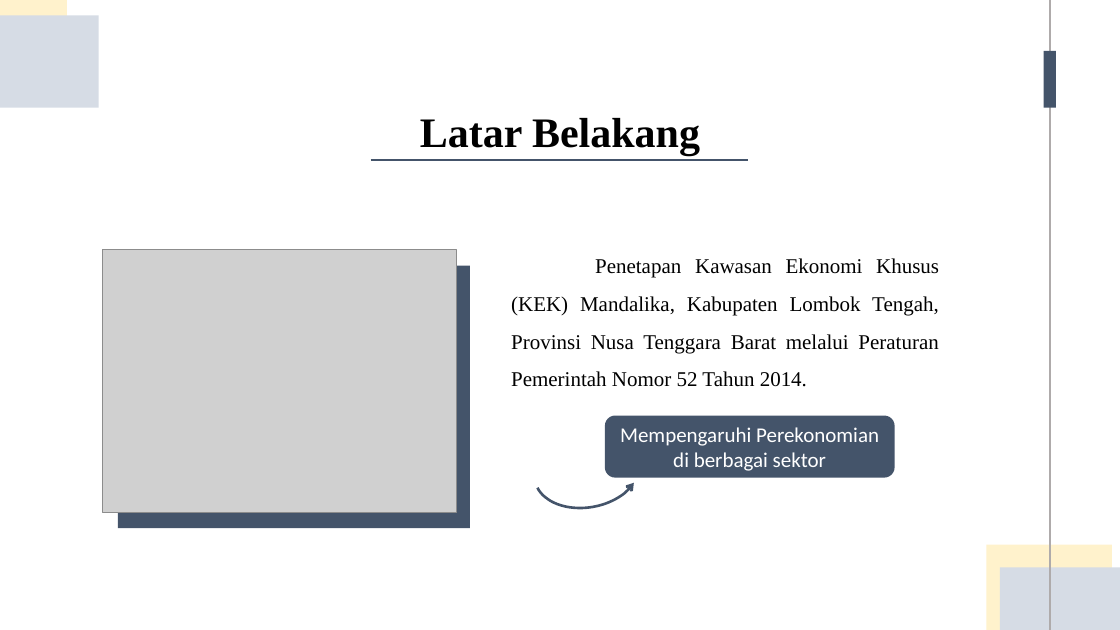
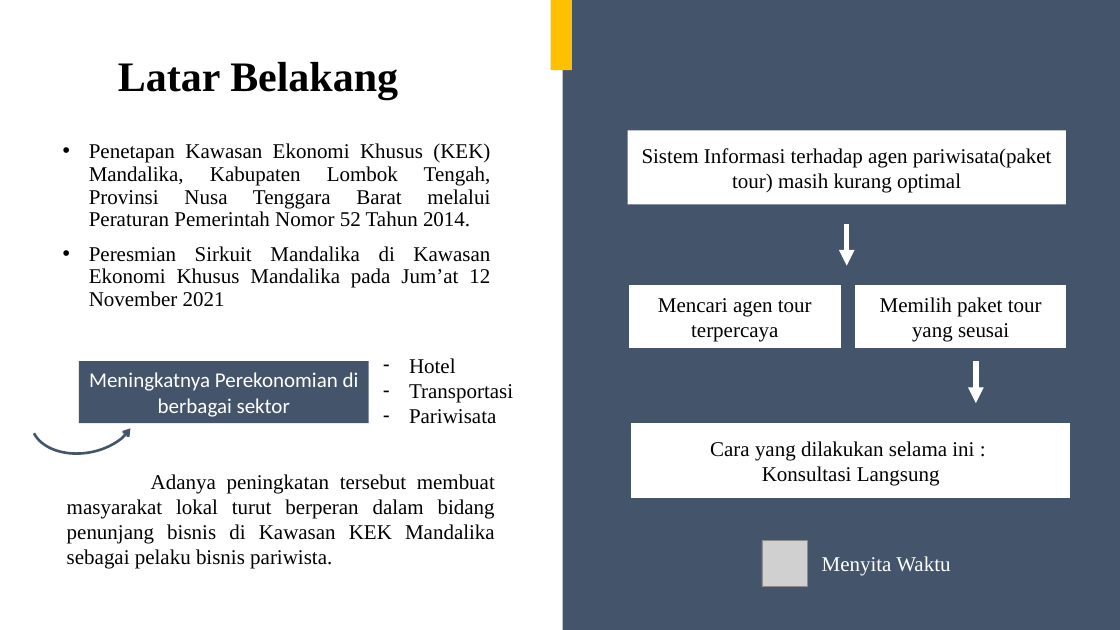
Before and after one commit to reykayanti/Horizon, a slide deck: slide 2 of PPT Skripsi.pptx. Drawn at 1120x630 pixels with LibreOffice and Linux fonts; fonts in the diff are those of the drawing; grey boxes stand for pictures; background and template pictures are left out. Boxes give left, top, right and bottom in pixels: in the first picture for what was removed or moved away, otherwise in the second. Text is boxed around its words. In the diff, an @@ line names an element or a change of style, - is before the commit and + after.

```diff
--- a/PPT Skripsi.pptx
+++ b/PPT Skripsi.pptx
@@ rectangle removed at box(0, 0, 67, 60) @@
@@ rectangle removed at box(0, 15, 99, 108) @@
@@ rectangle added at box(551, 0, 572, 70), fill #FFC000 @@
@@ rectangle added at box(563, 0, 1120, 630), fill #44546A @@
@@ line removed from (1050, 0) to (1050, 630) @@
@@ text "Latar Belakang": place and size @@
-text "Latar Belakang" at box(420, 118, 700, 155)
+text "Latar Belakang" at box(118, 62, 398, 99)
@@ rectangle removed at box(1044, 51, 1056, 108) @@
@@ text "Penetapan Kawasan Ekonomi Khusus (KEK) ...": place and size @@
-text "Penetapan Kawasan Ekonomi Khusus (KEK) ..." at box(511, 258, 939, 387)
+text "Penetapan Kawasan Ekonomi Khusus (KEK) ..." at box(89, 143, 491, 307)
@@ text at box(89, 143, 491, 227): bullet none to •; line spacing 1.5 to 0.9 @@
@@ rounded rectangle added at box(628, 130, 1066, 204), fill #FFFFFF, 18 pt, text #000000 @@
+Sistem Informasi terhadap agen pariwisata(paket tour) masih kurang optimal
@@ line removed from (371, 160) to (748, 160) @@
@@ arrow added from (847, 223) to (847, 266), #FFFFFF 4.5 pt @@
@@ rectangle removed at box(971, 236, 1120, 528) @@
@@ text at box(89, 246, 490, 307): paragraph added @@
+• Peresmian Sirkuit Mandalika di Kawasan Ekonomi Khusus Mandalika pada Jum’at 12 November 2021
@@ picture removed at box(103, 250, 456, 513) @@
@@ rectangle removed at box(118, 266, 470, 528) @@
@@ rectangle added at box(630, 286, 840, 348), fill #FFFFFF, outline #FFFFFF 1 pt, 18 pt, text #000000 @@
+Mencari agen tour terpercaya
@@ rectangle added at box(856, 286, 1066, 348), fill #FFFFFF, outline #FFFFFF 1 pt, 18 pt, text #000000 @@
+Memilih paket tour yang seusai
@@ text added at box(409, 358, 513, 424), 18 pt, text #000000 @@
+– Hotel
+– Transportasi
+– Pariwisata
@@ arc (boxed as its full ellipse): place and size @@
-arc (boxed as its full ellipse) at box(529, 428, 645, 516)
+arc (boxed as its full ellipse) at box(26, 373, 141, 461)
@@ rounded rectangle "Meningkatnya Perekonomian di berbagai sektor": place and size @@
-rounded rectangle "Meningkatnya Perekonomian di berbagai sektor" at box(605, 416, 895, 478)
+rounded rectangle "Meningkatnya Perekonomian di berbagai sektor" at box(79, 361, 369, 423)
@@ rounded rectangle "Meningkatnya Perekonomian di berbagai sektor" at box(79, 361, 369, 423): proportions changed @@
@@ text in rounded rectangle at box(89, 372, 359, 417): text changed @@
-Mempengaruhi Perekonomian di berbagai sektor
+Meningkatnya Perekonomian di berbagai sektor
@@ arrow added from (976, 361) to (976, 403), #FFFFFF 4.5 pt @@
@@ rectangle added at box(632, 423, 1070, 497), fill #FFFFFF, outline #FFFFFF 1 pt, 18 pt, text #000000 @@
+Cara yang dilakukan selama ini :
+Konsultasi Langsung
@@ text added at box(67, 474, 495, 569), 18 pt, text #000000 @@
+Adanya peningkatan tersebut membuat masyarakat lokal turut berperan dalam bidang penunjang bisnis di Kawasan KEK Mandalika sebagai pelaku bisnis pariwista.
@@ picture added at box(762, 541, 808, 587) @@
@@ text added at box(822, 556, 950, 576), 18 pt, text #FFFFFF @@
+Menyita Waktu
@@ rectangle removed at box(986, 544, 1112, 630) @@
@@ rectangle removed at box(1000, 568, 1120, 630) @@
```
Also in this commit, not shown: 1 other slide changed, 5 slides added, 2 slides removed, 4 other files.
